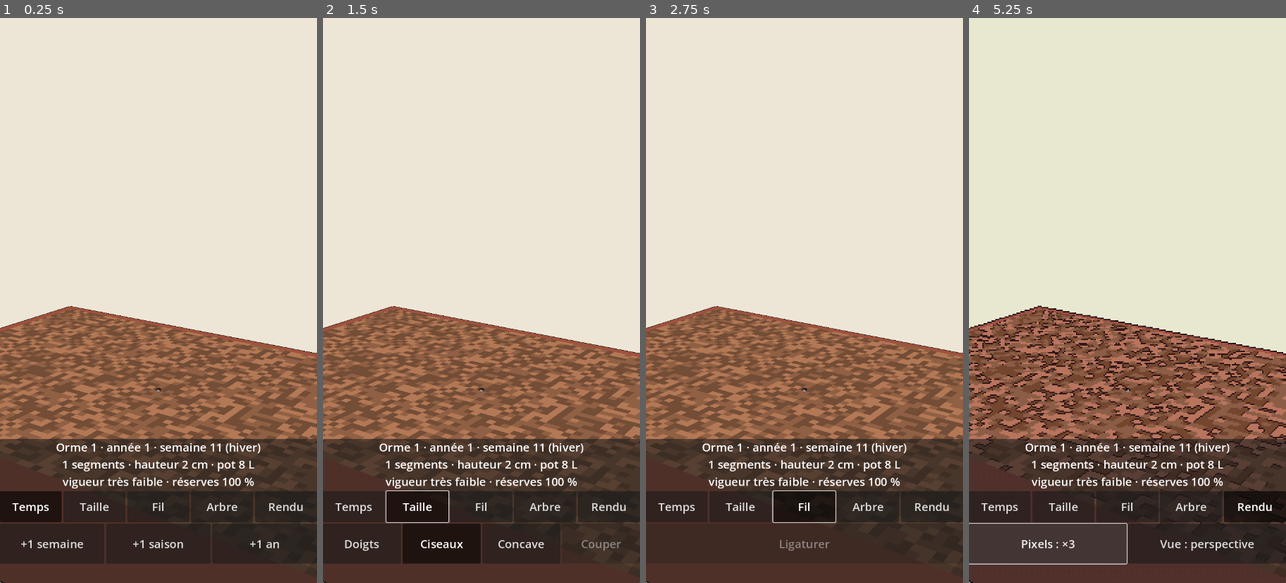
Above: before the commit, frames 1-4 (left to right).
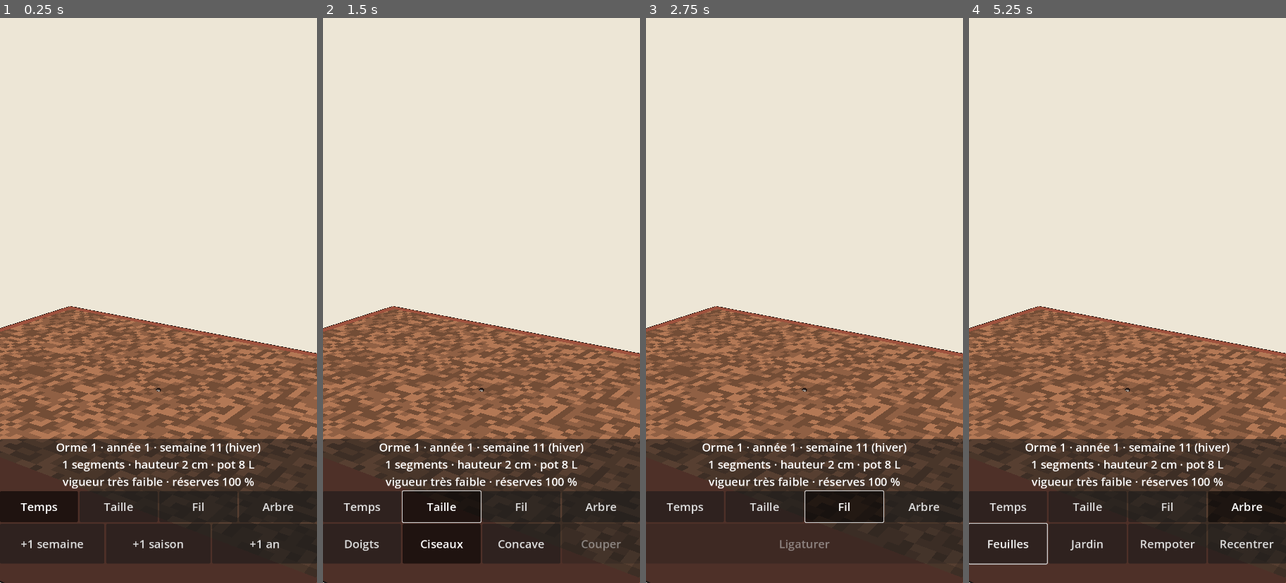
Above: after the commit, the same moments.

Repository: Ankool29/bonzai
Game: Godot game, scene res://scenes/main.tscn
The game is run twice, just before and just after one commit, with the same random seed, the same clock (stepped at 60 frames per second) and the same inputs.
Inputs (mouse positions are in pixels of both pictures, inside the frame that each line leads up to):
- Up to frame 1 (0.25 s): no input
- Up to frame 2 (1.5 s): click "Temps" at 0.5 s; click "Taille" at 1.25 s
- Up to frame 3 (2.75 s): click "Fil" at 2 s
- Up to frame 4 (5.25 s): click "Arbre" at 2.75 s; click (1254, 503) at 3.5 s, where only the run before the commit has a clickable "Rendu"; click (1007, 543) at 4.25 s, where only the run after the commit has a clickable "Feuilles"; click (1048, 543) at 5 s, where only the run before the commit has a clickable "Pixels : ×2"

The runs differ from the first frame. In frame 1, 1.2% of the frame differs, in the area x 0-100%, y 51-90%; in frame 2, 1.2%; in frame 3, 1.3%; in frame 4, 6.4%, in the area x 0-100%, y 50-100%.

Commit message:
Annule le rendu pixel art et la vue isométrique (PR #40) : on garde le cel shading
Co-Authored-By: Claude Opus 5.5 <noreply@anthropic.com>
Claude-Session: https://claude.ai/code/session_01MAppfJEzF7Td7hJP7q14tM

Diff:
--- a/scripts/main.gd
+++ b/scripts/main.gd
@@ -14,10 +14,6 @@
 var needles_mi := MeshInstance3D.new()
 var cam := Camera3D.new()
 var world := Node3D.new()
-var pv := SubViewport.new()             # la scène 3D est calculée ici, éventuellement en basse résolution
-var pvc := SubViewportContainer.new()   # et affichée agrandie sans lissage (pixel art)
-var pixel_size := 1                     # 1 : rendu normal ; 2, 3, 4, 6 : taille d'un pixel à l'écran
-var ortho := false                      # vue sans perspective (isométrique)
 var yaw := 0.6
 var pitch := 0.25
 var dist := 0.35
@@ -72,17 +68,7 @@
 
 func _ready() -> void:
 	ui_scale = get_viewport().get_visible_rect().size.x / 720.0
-	pvc.stretch = true
-	pvc.set_anchors_preset(Control.PRESET_FULL_RECT)
-	pvc.mouse_filter = Control.MOUSE_FILTER_IGNORE
-	pvc.texture_filter = CanvasItem.TEXTURE_FILTER_NEAREST
-	var pm := ShaderMaterial.new()
-	pm.shader = load("res://shaders/pixel.gdshader")
-	pvc.material = pm
-	pv.own_world_3d = true
-	add_child(pvc)
-	pvc.add_child(pv)
-	pv.add_child(world)
+	add_child(world)
 	var env := Environment.new()
 	env.background_mode = Environment.BG_COLOR
 	env.background_color = Color(0.93, 0.9, 0.84)
@@ -195,8 +181,8 @@
 	var tabs := HBoxContainer.new()
 	box.add_child(tabs)
 	var group := ButtonGroup.new()
-	for k in 5:
-		var t := _button(tabs, ["Temps", "Taille", "Fil", "Arbre", "Rendu"][k], _tab.bind(k))
+	for k in 4:
+		var t := _button(tabs, ["Temps", "Taille", "Fil", "Arbre"][k], _tab.bind(k))
 		t.toggle_mode = true
 		t.button_group = group
 		t.button_pressed = k == 0
@@ -217,17 +203,6 @@
 	_button(pages[3], "Jardin", _show_garden)
 	_button(pages[3], "Rempoter", _show_repot)
 	_button(pages[3], "Recentrer", _recenter)
-	var pix_btn := _button(pages[4], "Pixels : non", Callable())
-	pix_btn.pressed.connect(func():
-		var sizes := [1, 2, 3, 4, 6]
-		_set_pixel(sizes[(sizes.find(pixel_size) + 1) % sizes.size()])
-		pix_btn.text = "Pixels : non" if pixel_size == 1 else "Pixels : ×%d" % pixel_size)
-	var view_btn := _button(pages[4], "Vue : perspective", Callable())
-	view_btn.pressed.connect(func():
-		ortho = not ortho
-		_update_cam()
-		_draw_overlay()
-		view_btn.text = "Vue : isométrique" if ortho else "Vue : perspective")
 	_tab(0)
 	# Chargement : une feuille qui tourne au milieu de l'écran pendant le calcul de la période.
 	loader = Polygon2D.new()
@@ -457,7 +432,7 @@
 	_update_act()
 
 
-## Onglet k : 0 temps, 1 taille, 2 fil (outil fil), 3 arbre, 4 rendu.
+## Onglet k : 0 temps, 1 taille, 2 fil (outil fil), 3 arbre.
 func _tab(k: int) -> void:
 	for i in pages.size():
 		pages[i].visible = i == k
@@ -576,42 +551,8 @@
 
 
 func _update_cam() -> void:
-	var t := target
-	var off := Vector3(cos(pitch) * sin(yaw), sin(pitch), cos(pitch) * cos(yaw)) * dist
-	cam.projection = Camera3D.PROJECTION_ORTHOGONAL if ortho else Camera3D.PROJECTION_PERSPECTIVE
-	cam.size = dist * 2.0 * tan(deg_to_rad(cam.fov * 0.5))  # même cadrage qu'en perspective
-	if ortho:
-		off = off.normalized() * maxf(dist, 1.0)  # reculée : sans perspective, la distance ne change pas l'image
-	cam.position = t + off
-	cam.look_at(t)
-	if ortho and pixel_size > 1:
-		# vue sans perspective en pixel art : on cale la caméra sur la grille de pixels pour que l'image
-		# ne « grouille » pas quand on la déplace
-		var texel := cam.size / pv.size.y
-		var bx := cam.global_transform.basis.x
-		var by := cam.global_transform.basis.y
-		t += bx * (snappedf(t.dot(bx), texel) - t.dot(bx)) + by * (snappedf(t.dot(by), texel) - t.dot(by))
-		cam.position = t + off
-		cam.look_at(t)
-
-
-## Distance de vue équivalente (pour garder une taille constante à l'écran), avec ou sans perspective.
-func _view_dist(p: Vector3) -> float:
-	return dist if ortho else cam.global_position.distance_to(p)
-
-
-## Position à l'écran d'un point 3D (la scène peut être calculée en plus petit, puis agrandie).
-func _sp(p: Vector3) -> Vector2:
-	return cam.unproject_position(p) * pixel_size
-
-
-## Rendu : taille des pixels (1 = normal) et vue avec ou sans perspective.
-func _set_pixel(n: int) -> void:
-	pixel_size = n
-	pvc.stretch_shrink = n
-	(pvc.material as ShaderMaterial).set_shader_parameter("pixel", n > 1)
-	_update_cam()
-	_draw_overlay()
+	cam.position = target + Vector3(cos(pitch) * sin(yaw), sin(pitch), cos(pitch) * cos(yaw)) * dist
+	cam.look_at(target)
 
 
 func _input(ev: InputEvent) -> void:
@@ -641,8 +582,8 @@
 					var l := _arrow_len(hp)
 					var best := near
 					for k in 3:
-						var a := _sp(hp - AXES[k] * l)
-						var b := _sp(hp + AXES[k] * l)
+						var a := cam.unproject_position(hp - AXES[k] * l)
+						var b := cam.unproject_position(hp + AXES[k] * l)
 						var d := Geometry2D.get_closest_point_to_segment(ev.position, a, b).distance_to(ev.position)
 						if d < best:
 							best = d
@@ -694,8 +635,8 @@
 			# tirer une flèche : le bout de la branche se déplace le long de cet axe (rotation autour du point de pli)
 			var hp := _bend_handle()
 			var e: Vector3 = AXES[bend_axis]
-			var sd := _sp(hp + e * _arrow_len(hp)) - _sp(hp)
-			var px := _view_dist(hp) * 2.0 * tan(deg_to_rad(cam.fov * 0.5)) \
+			var sd := cam.unproject_position(hp + e * _arrow_len(hp)) - cam.unproject_position(hp)
+			var px := cam.global_position.distance_to(hp) * 2.0 * tan(deg_to_rad(cam.fov * 0.5)) \
 					/ get_viewport().get_visible_rect().size.y
 			var disp: float = (ev.position - bend_b0).dot(sd.normalized()) * px
 			var arm := hp - sim.segs[axis[cut_k]].start
@@ -746,8 +687,8 @@
 	if i < 0:
 		return
 	var s := sim.segs[i]
-	var a := _sp(s.start)
-	var b := _sp(s.end)
+	var a := cam.unproject_position(s.start)
+	var b := cam.unproject_position(s.end)
 	var p := Geometry2D.get_closest_point_to_segment(pos, a, b)
 	var u := clampf((p - a).dot(b - a) / maxf((b - a).length_squared(), 0.0001), 0.0, 1.0)
 	goal_target = s.start.lerp(s.end, u)
@@ -778,7 +719,7 @@
 
 
 func _cut_screen_pos() -> Vector2:
-	return _sp(sim.segs[axis[cut_k]].start)
+	return cam.unproject_position(sim.segs[axis[cut_k]].start)
 
 
 ## Le repère saute de nœud en nœud le long de la branche, au plus près du doigt.
@@ -789,7 +730,7 @@
 		var p := sim.segs[axis[k]].start
 		if cam.is_position_behind(p):
 			continue
-		var d := _sp(p).distance_to(pos)
+		var d := cam.unproject_position(p).distance_to(pos)
 		if d < best_d:
 			best_d = d
 			best = k
@@ -867,7 +808,7 @@
 
 ## Longueur des flèches : constante à l'écran.
 func _arrow_len(p: Vector3) -> float:
-	return _view_dist(p) * 0.07
+	return cam.global_position.distance_to(p) * 0.07
 
 
 ## Croix de trois flèches (x rouge, y vert, z bleu) à la poignée, avec une pointe à chaque bout.
@@ -903,7 +844,7 @@
 ## Point blanc cerclé de noir, de taille constante à l'écran, tourné vers la caméra.
 func _dot(im: ImmediateMesh, p: Vector3) -> void:
 	var bas := cam.global_transform.basis
-	var r := _view_dist(p) * 0.012
+	var r := cam.global_position.distance_to(p) * 0.012
 	im.surface_begin(Mesh.PRIMITIVE_TRIANGLES)
 	for ring in [[r * 1.35, Color(0.1, 0.1, 0.1)], [r, Color.WHITE]]:
 		var rr: float = ring[0]
@@ -959,8 +900,8 @@
 			continue
 		if cam.is_position_behind(s.start) or cam.is_position_behind(s.end):
 			continue
-		var a := _sp(s.start)
-		var b := _sp(s.end)
+		var a := cam.unproject_position(s.start)
+		var b := cam.unproject_position(s.end)
 		var d := Geometry2D.get_closest_point_to_segment(pos, a, b).distance_to(pos)
 		if d < best_d:
 			best_d = d
--- a/shaders/pixel.gdshader
+++ /dev/null
@@ -1,30 +0,0 @@
-// Rendu pixel art : appliqué à l'image basse résolution de la scène 3D (SubViewport agrandi sans lissage).
-// Contour d'un pixel sur les bords nets, couleurs ramenées à quelques niveaux avec un tramage de Bayer 4×4.
-shader_type canvas_item;
-
-uniform bool pixel = false;
-uniform float levels = 12.0;     // niveaux par couleur
-uniform float edge = 0.18;       // écart de luminosité qui fait un contour
-
-const float BAYER[16] = float[](0.0, 8.0, 2.0, 10.0, 12.0, 4.0, 14.0, 6.0, 3.0, 11.0, 1.0, 9.0, 15.0, 7.0, 13.0, 5.0);
-
-float lum(vec3 c) {
-	return dot(c, vec3(0.3, 0.59, 0.11));
-}
-
-void fragment() {
-	vec4 c = texture(TEXTURE, UV);
-	if (pixel) {
-		vec2 px = TEXTURE_PIXEL_SIZE;
-		float l = lum(c.rgb);
-		float hi = max(max(lum(texture(TEXTURE, UV + vec2(px.x, 0.0)).rgb), lum(texture(TEXTURE, UV - vec2(px.x, 0.0)).rgb)),
-				max(lum(texture(TEXTURE, UV + vec2(0.0, px.y)).rgb), lum(texture(TEXTURE, UV - vec2(0.0, px.y)).rgb)));
-		if (hi - l > edge) {
-			c.rgb *= 0.35;  // pixel du côté sombre d'un bord : il devient trait
-		}
-		ivec2 ip = ivec2(floor(UV / px));
-		float b = (BAYER[(ip.y % 4) * 4 + (ip.x % 4)] + 0.5) / 16.0 - 0.5;
-		c.rgb = clamp(floor(c.rgb * (levels - 1.0) + 0.5 + b * 0.3) / (levels - 1.0), 0.0, 1.0);
-	}
-	COLOR = c;
-}
Not shown, removed: docs/ETAPE20.md
